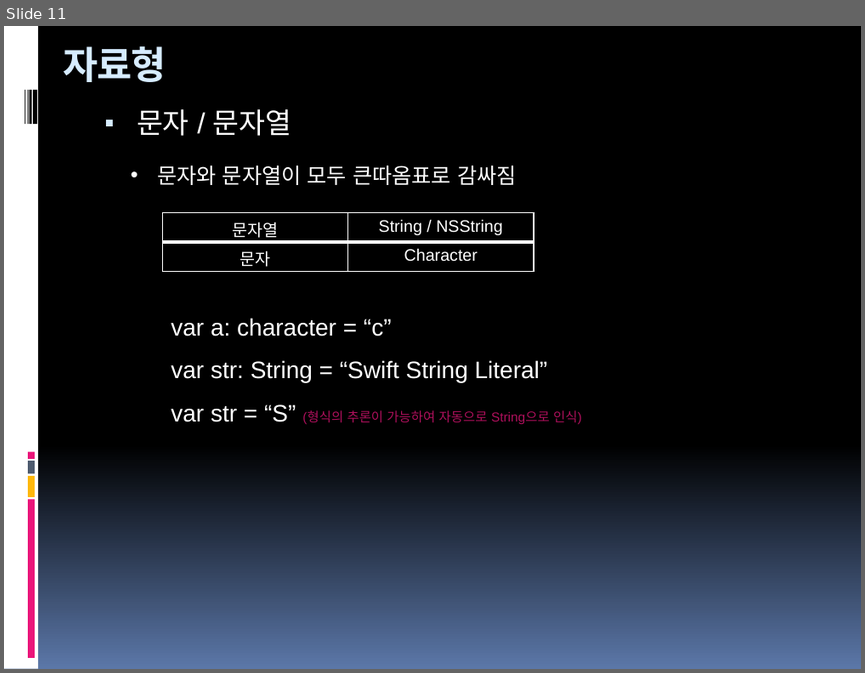
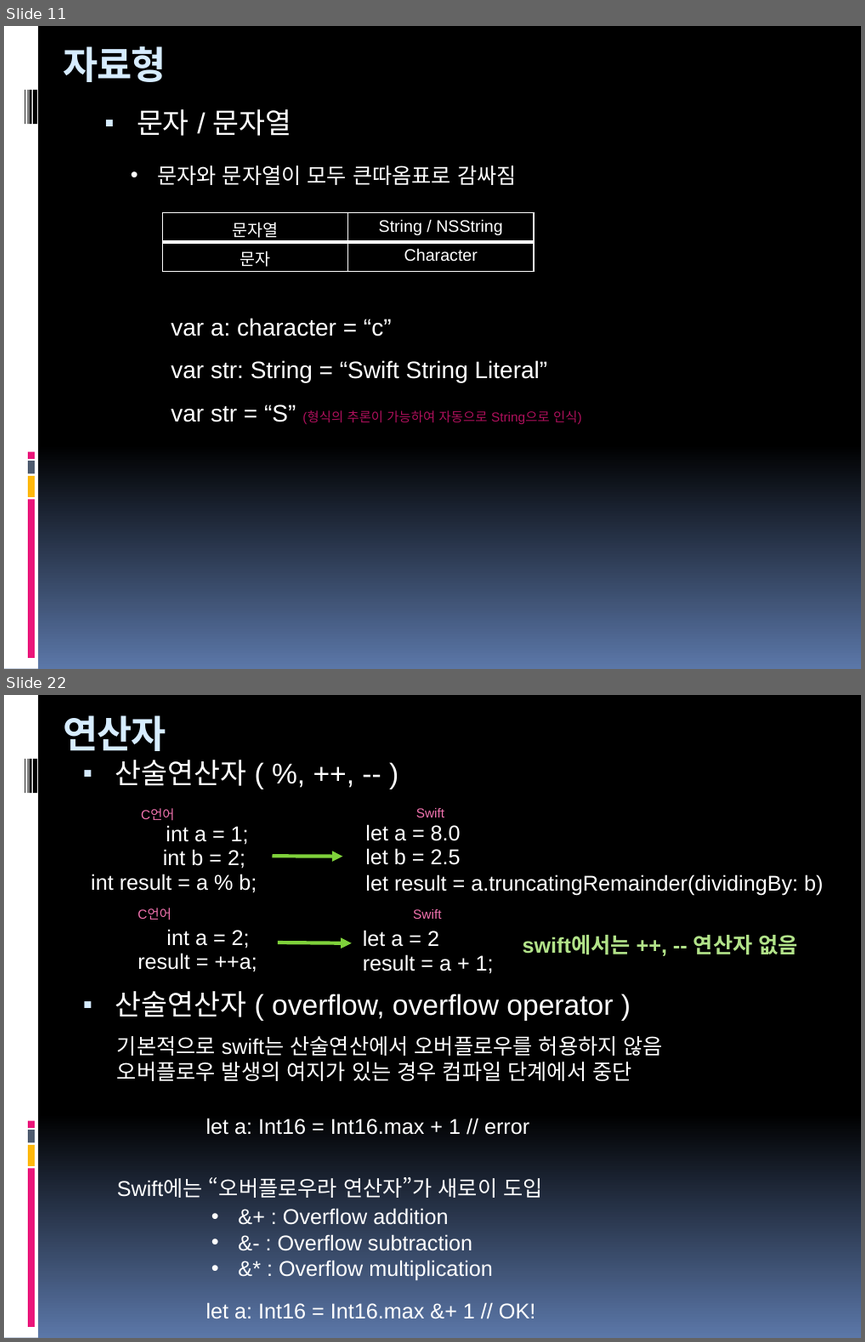
Before and after one commit to hounga13/helloSwift, a slide deck: Swift세미나자료.pptx. Shown one above the other, each under a label of ours: slide 11 before the commit, slides 11 and 22 after it; the slides between them are not shown. The pictures are 865x673 and 865x1342 pixels, drawn with LibreOffice and Linux fonts; fonts in the diff are those of the drawing. Boxes give left, top, right and bottom in pixels: in the first picture for what was removed or moved away, otherwise in the second. Text is boxed around its words. In the diff, an @@ line names an element or a change of style, - is before the commit and + after.

Commit message:
5장연산자

```diff
--- a/Swift세미나자료.pptx
+++ b/Swift세미나자료.pptx
@@ slide 22 added at <box>4,695,861,1338</box>, background gradient #000000 to #5B77A8; not listed: 9 template elements that a slide beside it also shows @@
@@ title added at <box>63,715,166,751</box>, 32 pt, text #D6ECFF, bold @@
+연산자
@@ text added at <box>115,760,247,786</box>, 24 pt, text #FFFFFF @@
+▪ 산술연산자 ( %, ++, -- )
@@ group added at <box>91,808,823,895</box>: 8 texts, 1 arrow @@
+int a = 1;
+let a = 8.0
+C언어
+Swift
+int b = 2;
+int result = a % b;
+let b = 2.5
+let result = a.truncatingRemainder(dividingBy: b)
@@ text added at <box>522,935,797,955</box>, 18 pt, text #B2E389, bold @@
+swift에서는 ++, -- 연산자 없음
@@ group added at <box>137,907,494,974</box>: 6 texts, 1 arrow @@
+C언어
+Swift
+int a = 2;
+let a = 2
+result = a + 1;
+result = ++a;
@@ text added at <box>115,991,613,1021</box>, 24 pt, text #FFFFFF @@
+▪ 산술연산자 ( overflow, overflow operator )
@@ text added at <box>117,1036,663,1081</box>, 18 pt, text #FFFFFF @@
+기본적으로 swift는 산술연산에서 오버플로우를 허용하지 않음
+오버플로우 발생의 여지가 있는 경우 컴파일 단계에서 중단
@@ text added at <box>206,1117,529,1134</box>, 18 pt, text #FFFFFF @@
+let a: Int16 = Int16.max + 1 // error
@@ text added at <box>117,1177,542,1197</box>, 18 pt, text #FFFFFF @@
+Swift에는 “오버플로우라 연산자”가 새로이 도입
@@ text added at <box>278,1208,493,1281</box>, 18 pt, text #FFFFFF @@
+• &+ : Overflow addition
+• &- : Overflow subtraction
+• &* : Overflow multiplication
@@ text added at <box>206,1303,535,1318</box>, 18 pt, text #FFFFFF @@
+let a: Int16 = Int16.max &+ 1 // OK!
```
Also in this commit, not shown: 2 slides changed, 18 other slides added.
